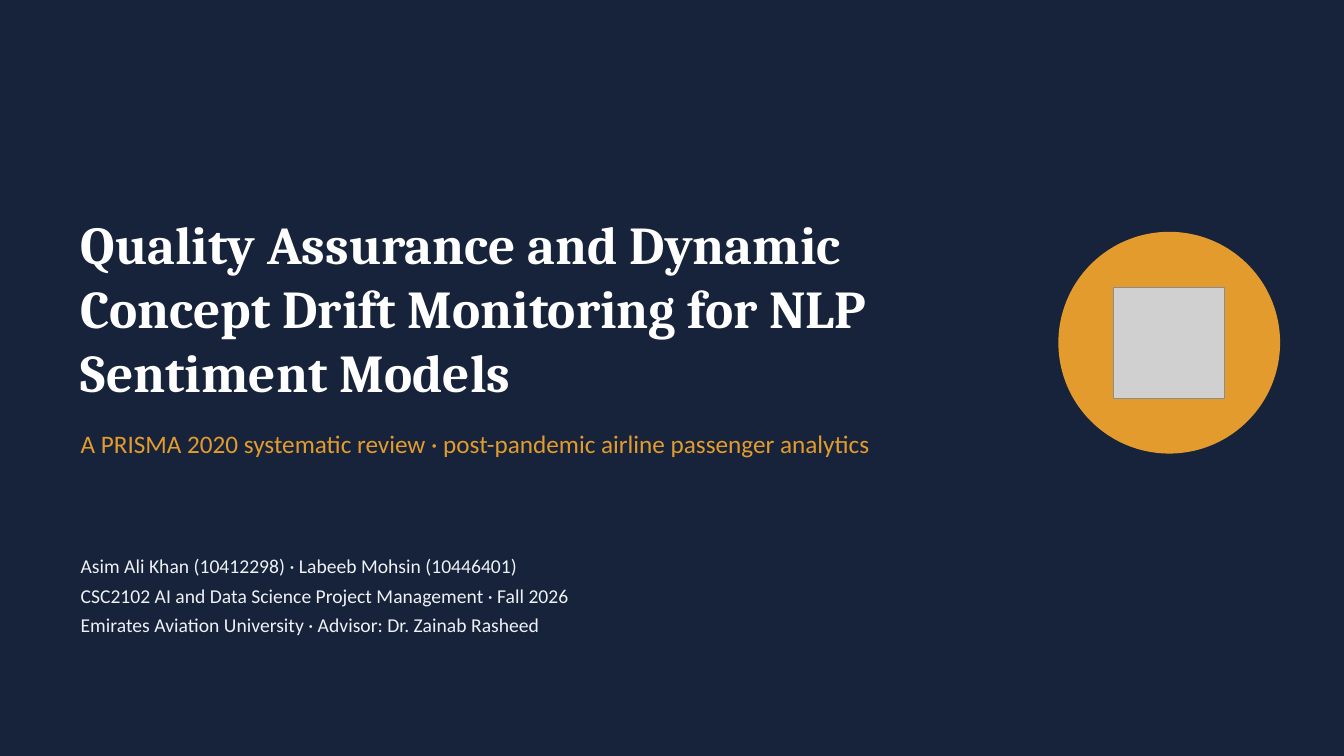
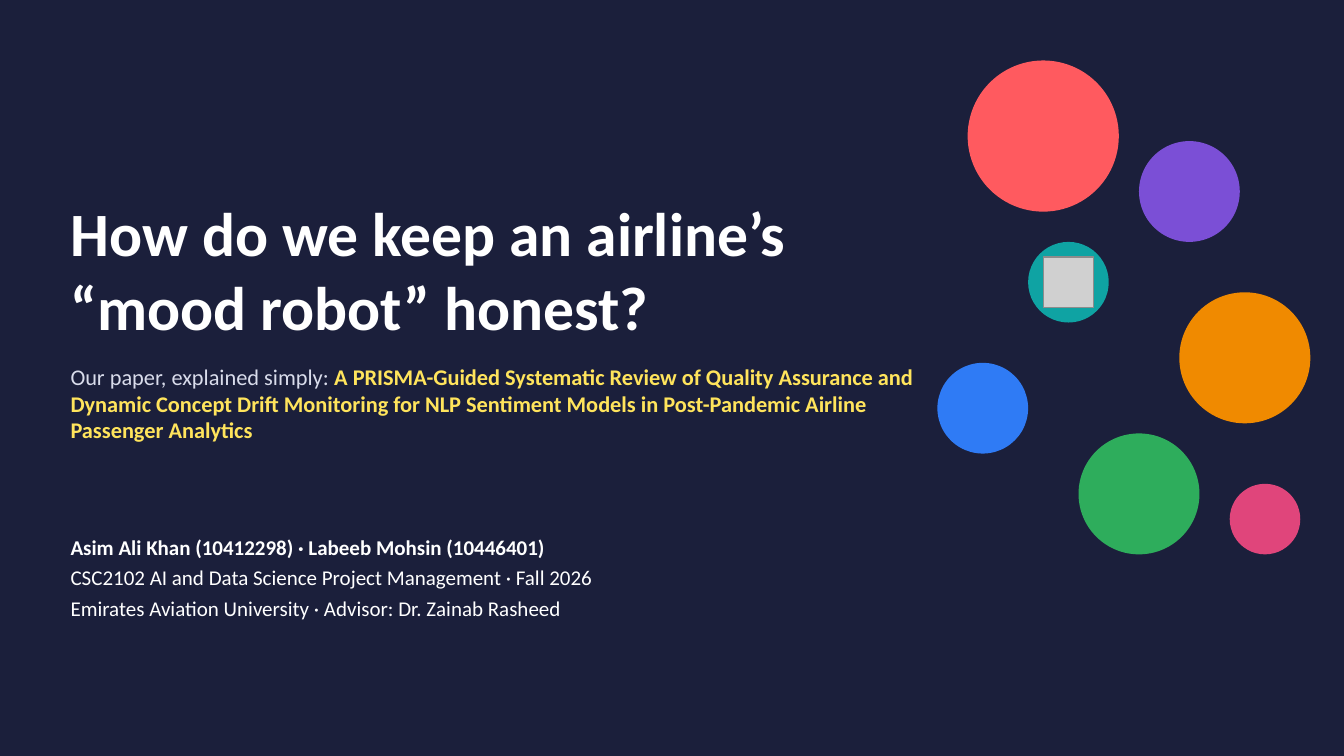
Before and after one commit to asimindxb2004-boop/csc2102-dcdm-slr, a slide deck: slide 1 of 2_Presentation/CSC2102_SLR_Presentation.pptx. Drawn at 1344x756 pixels with LibreOffice and Linux fonts; fonts in the diff are those of the drawing; grey boxes stand for pictures. Boxes give left, top, right and bottom in pixels: in the first picture for what was removed or moved away, otherwise in the second. Text is boxed around its words. In the diff, an @@ line names an element or a change of style, - is before the commit and + after.

```diff
--- a/2_Presentation/CSC2102_SLR_Presentation.pptx
+++ b/2_Presentation/CSC2102_SLR_Presentation.pptx
@@ background #16233A to #1B1F3B @@
@@ ellipse added at [968,60,1119,212], fill #FF5A5F @@
@@ ellipse added at [1139,141,1240,242], fill #7B4FD6 @@
@@ text added at [71,211,785,331], 44 pt, text #FFFFFF, bold @@
+How do we keep an airline’s “mood robot” honest?
@@ title removed at [81,227,866,393] @@
-Quality Assurance and Dynamic Concept Drift Monitoring for NLP Sentiment Models
@@ ellipse added at [1028,242,1109,323], fill #0FA3A3 @@
@@ picture added at [1044,257,1094,308] @@
@@ picture removed at [1114,287,1225,398] @@
@@ ellipse: place and size @@
-ellipse at [1059,232,1280,454]
+ellipse at [1180,292,1311,423]
@@ ellipse at [1180,292,1311,423]: fill #E39B2D to #F08A00 @@
@@ text added at [71,369,913,442], 16 pt, text #FFE45C, bold @@
+Our paper, explained simply: A PRISMA-Guided Systematic Review of Quality Assurance and Dynamic Concept Drift Monitoring for NLP Sentiment Models in Post-Pandemic Airline Passenger Analytics
@@ ellipse added at [938,363,1028,454], fill #2F7BF5 @@
@@ text removed at [81,435,869,458] @@
-A PRISMA 2020 systematic review · post-pandemic airline passenger analytics
@@ ellipse added at [1079,434,1200,555], fill #2EAD5C @@
@@ ellipse added at [1230,484,1301,555], fill #E0457B @@
@@ text "Asim Ali Khan (10412298) · ...": place and size @@
-text "Asim Ali Khan (10412298) · ..." at [81,559,569,635]
+text "Asim Ali Khan (10412298) · ..." at [71,539,592,620]
@@ text "Asim Ali Khan (10412298) · ..." at [71,539,592,620]: size 14 to 15 pt, text colour #EEF1F5 to #FFFFFF; bold on in "Asim Ali Khan (10412298) · Labeeb Mohsin ..." @@
```
Also in this commit, not shown: 29 slides added, 21 slides removed.
